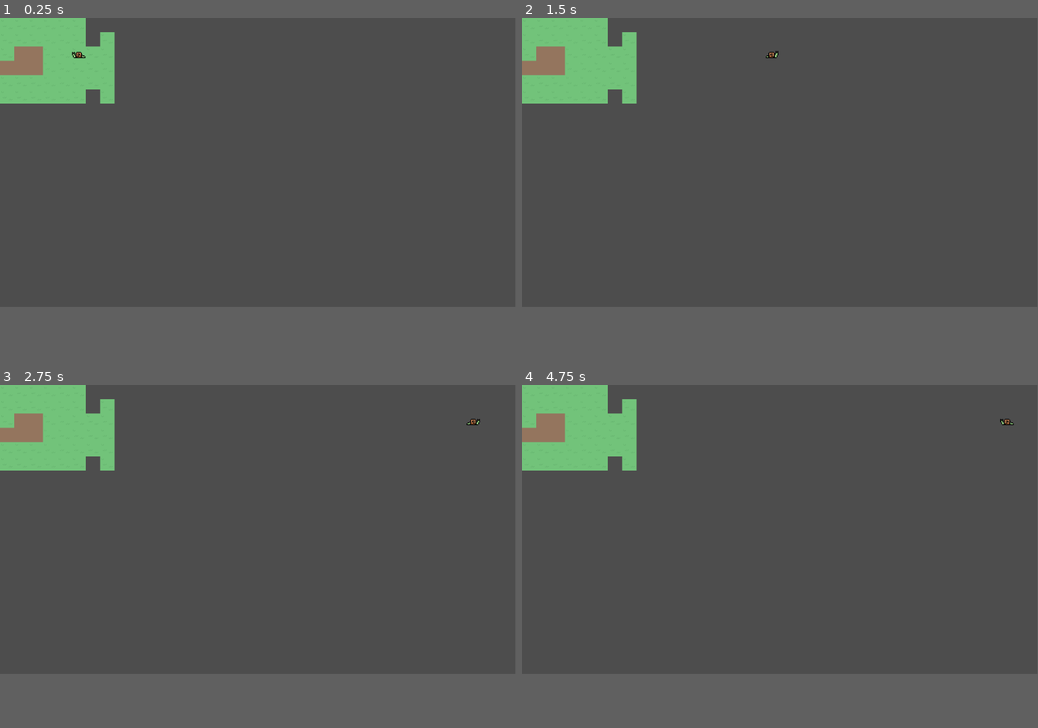
Above: before the commit, frames 1-4 (two rows, left to right).
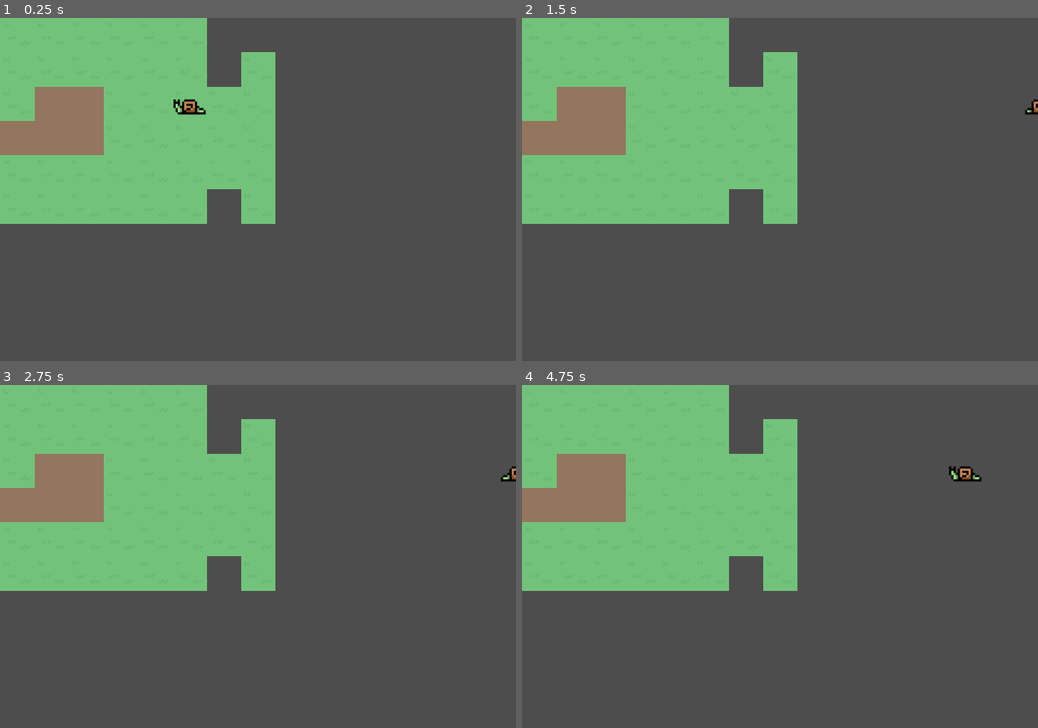
Above: after the commit, the same moments.

Repository: mrw436/SNAILS
Game: Godot game, scene res://main.tscn
Two runs of this game, one before a commit and one after it. Both use one fixed random seed, a clock stepped at 60 frames per second and the inputs below.
Inputs:
- Up to frame 1 (0.25 s): no input
- Up to frame 2 (1.5 s): tap Enter at 0.5 s; hold Right (move_right) 0.53-1.28 s; hold Down (move_down) from 1.28 s (still down)
- Up to frame 3 (2.75 s): release Down (move_down) at 2.03 s; hold Right (move_right) from 2.03 s (still down)
- Up to frame 4 (4.75 s): release Right (move_right) at 2.78 s; hold Up (move_up) 2.78-3.53 s; tap Space at 3.5 s; hold Left (move_left) from 3.53 s (still down)
In our replay, the window is 799x449 before the commit and 800x533 after it. These sizes can differ from the game's own. Grey fills any space a smaller window leaves; there, only what the larger window draws over its background counts as a difference.

The runs differ from the first frame. In frame 1, 25% of the frame differs, in the area x 0-54%, y 0-61%; in frame 2, 26%; in frame 3, 26%; in frame 4, 26%, in the area x 0-96%, y 0-61%.

Commit message:
viewport changes

Diff:
--- a/project.godot
+++ b/project.godot
@@ -14,6 +14,13 @@
 run/main_scene="res://main.tscn"
 config/features=PackedStringArray("4.3", "Forward Plus")
 config/icon="res://icon.svg"
+
+[display]
+
+window/size/viewport_width=1440
+window/size/viewport_height=960
+window/stretch/mode="canvas_items"
+window/stretch/scale=3.0
 
 [input]
 
